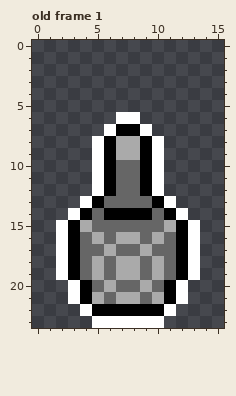
Two versions of one pixel-art file, assets/towers.aseprite. Above, as it was before the edit.
16x24 pixels, 2 frames. Shown: old frame 1. The commit also changed other frames, which this record leaves out.
Now the later version:
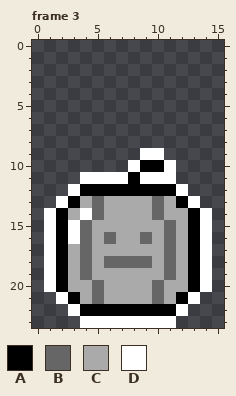
Palette (. is transparent): A #000000  B #666666  C #aaaaaa  D #ffffff
A new or re-ordered frame is compared with the old frame closest to it.
Changes in this commit:
frames 2 -> 3
Changed rows in their new state; - is an unchanged pixel.
Frame 3 is new; against old frame 1:
first column x 1:
 6 ------..------
 7 -----....-----
 8 ----......----
 9 ----....D-----
10 ----...D-AD---
11 ---D-DDAD-D---
12 --DAA-AA-AAD--
13 -DACBCCCCBCAD-
14 DACD-CCCC-CCAD
15 DADBCCCCCCBCAD
16 DAD--------CAD
17 DAC-C-CC-C-CAD
18 DAC---BB---CAD
19 DAC--C--C--CAD
20 DACC--CC--CCAD
21 -DACBC--CBCAD-
22 --DA------AD--
23 ---D------D---
Boxes around the changes in both pictures, in picture pixels (x1, y1, x2, y2):
changed: (44, 112, 212, 328)
